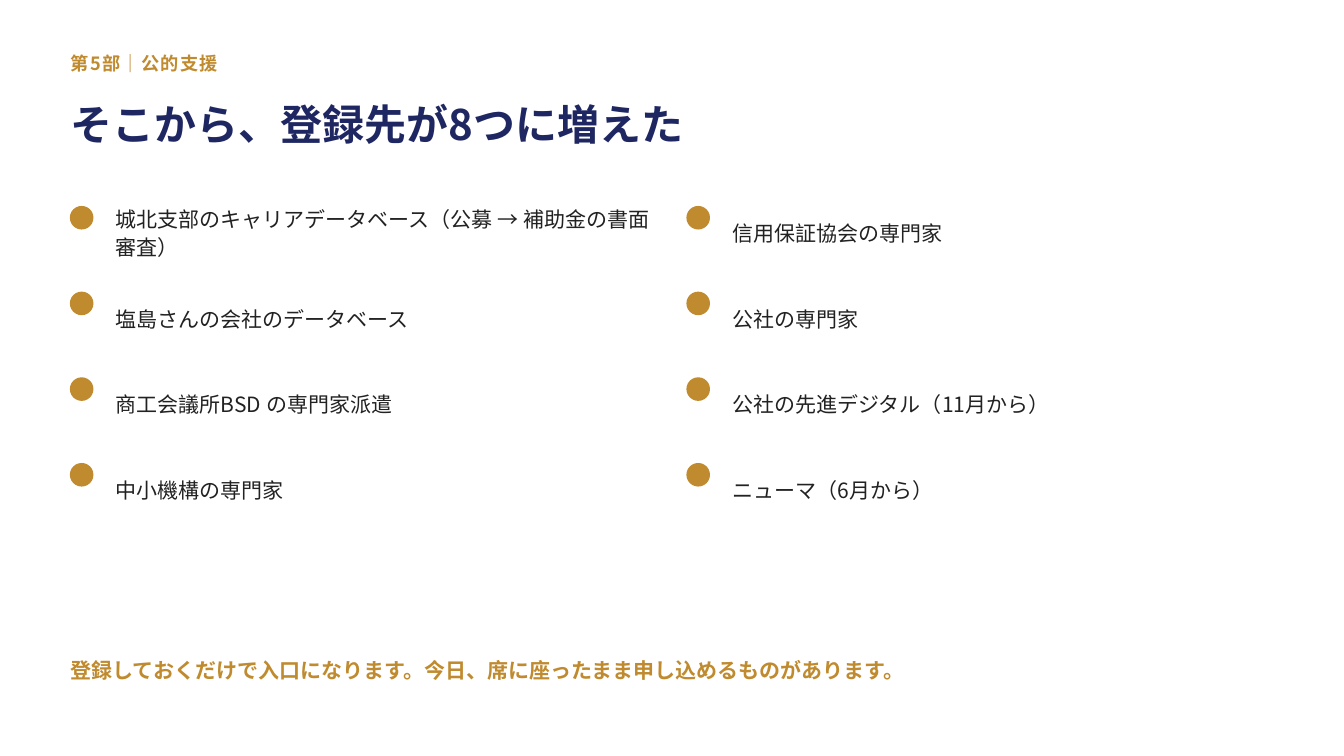
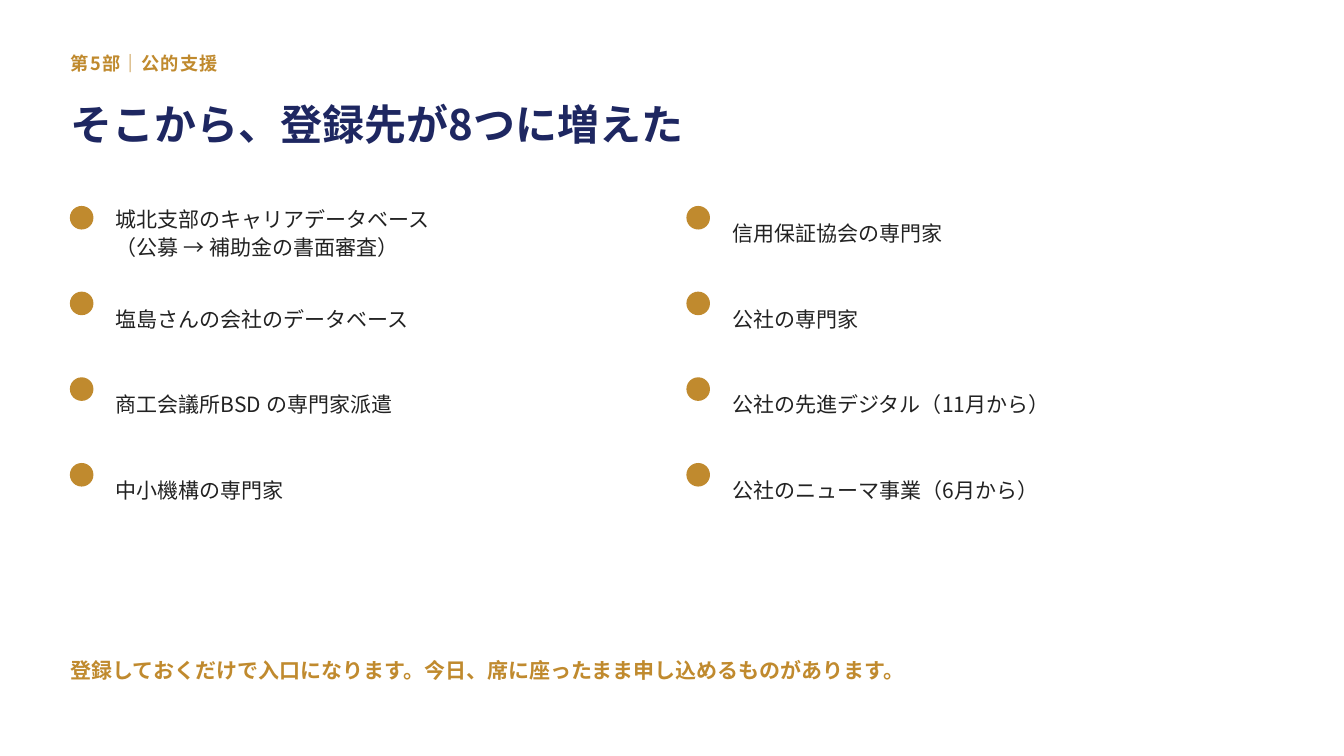
Before and after one commit to ahahi-biz/ahahi-hp, a slide deck: slide 40 of docs/lecture-johoku-procon.pptx (slide 35 before the commit). Drawn at 1344x756 pixels with LibreOffice and Linux fonts; fonts in the diff are those of the drawing. Boxes give left, top, right and bottom in pixels: in the first picture for what was removed or moved away, otherwise in the second. Text is boxed around its words. In the diff, an @@ line names an element or a change of style, - is before the commit and + after.

```diff
--- a/docs/lecture-johoku-procon.pptx
+++ b/docs/lecture-johoku-procon.pptx
@@ text at box(116, 209, 430, 257): text changed @@
-城北支部のキャリアデータベース（公募 → 補助金の書面審査）
+城北支部のキャリアデータベース
+（公募 → 補助金の書面審査）
@@ text at box(732, 480, 1038, 500): text changed @@
-ニューマ（6月から）
+公社のニューマ事業（6月から）
```
Also in this commit, not shown: 25 other slides changed, 18 slides added, 5 slides removed, 3 other files.
